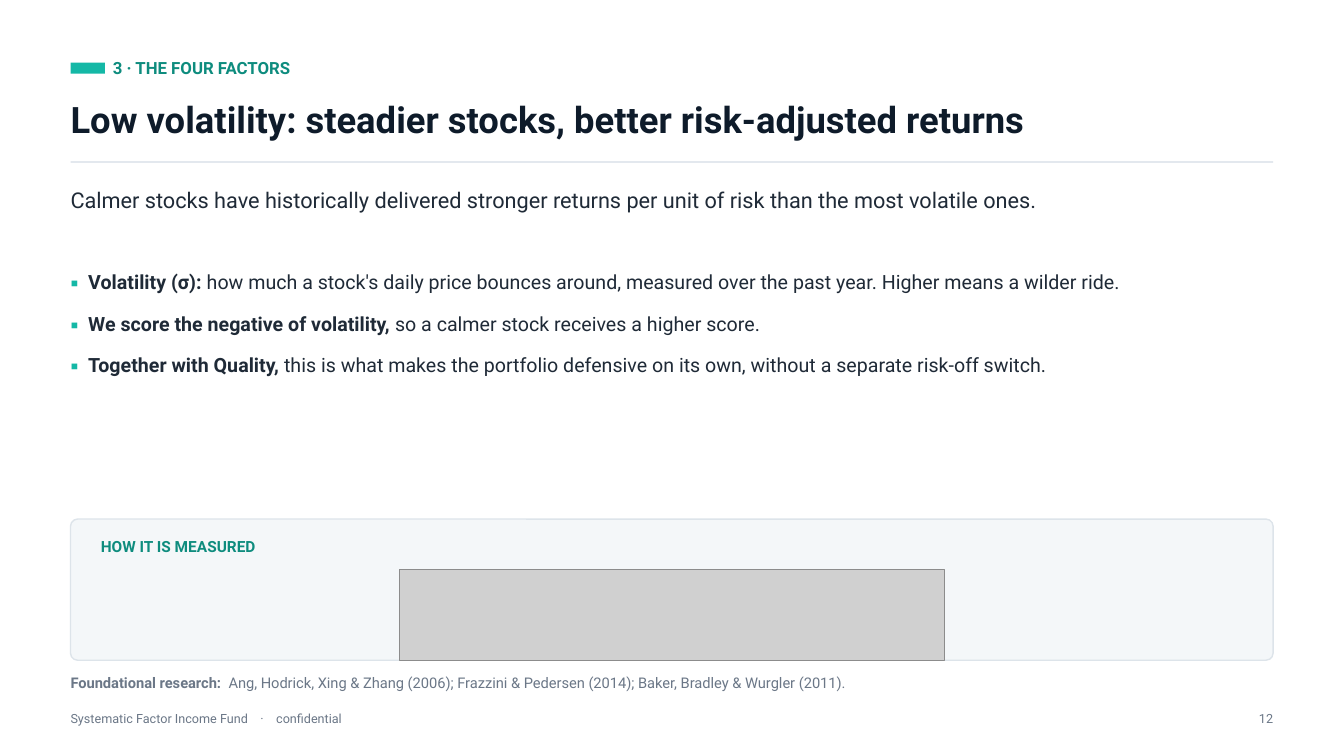
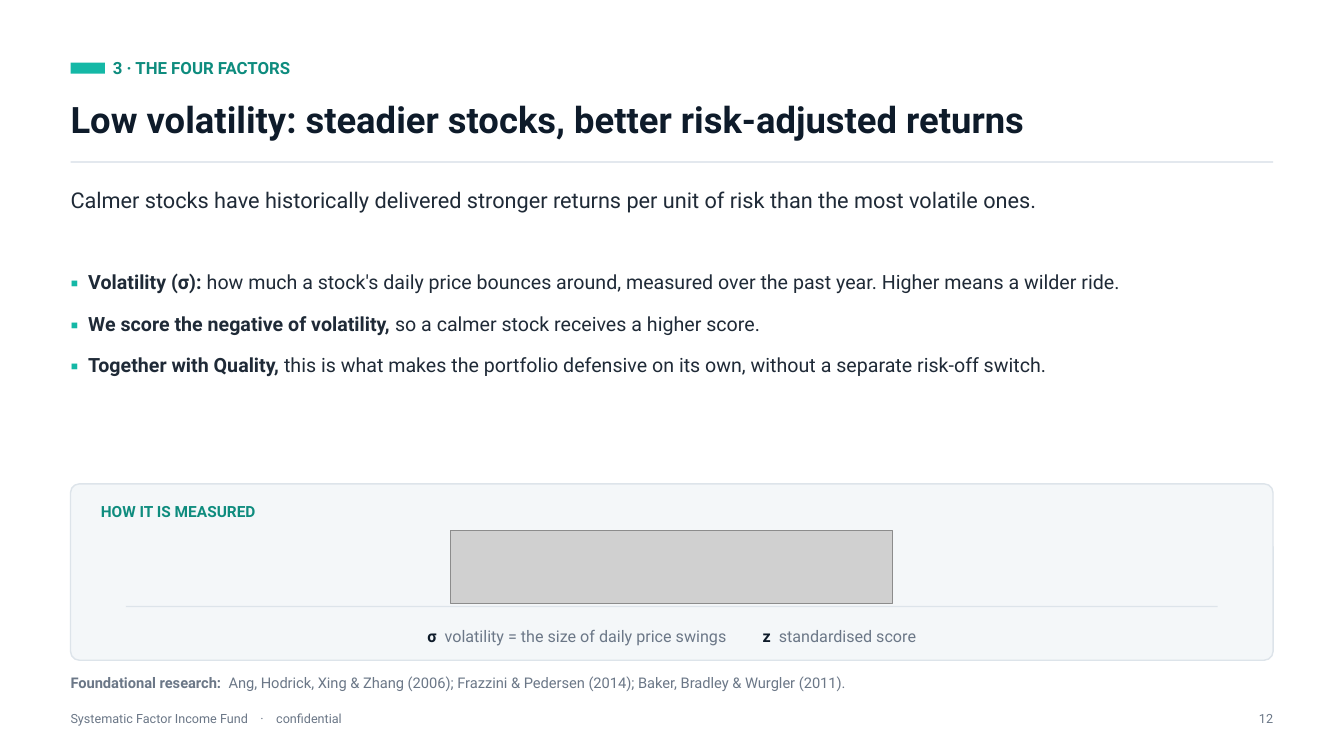
Before and after one commit to diegogomezpy/Portfolio_Algo_Trader, a slide deck: slide 16 of presentation/Systematic-Factor-Income-Fund.pptx. Drawn at 1344x756 pixels with LibreOffice and Linux fonts; fonts in the diff are those of the drawing; grey boxes stand for pictures. Boxes give left, top, right and bottom in pixels: in the first picture for what was removed or moved away, otherwise in the second. Text is boxed around its words. In the diff, an @@ line names an element or a change of style, - is before the commit and + after.

```diff
--- a/presentation/Systematic-Factor-Income-Fund.pptx
+++ b/presentation/Systematic-Factor-Income-Fund.pptx
@@ rounded rectangle: place and size @@
-rounded rectangle at [71,519,1273,660]
+rounded rectangle at [71,484,1273,660]
@@ text "HOW IT IS MEASURED": place and size @@
-text "HOW IT IS MEASURED" at [101,541,256,552]
+text "HOW IT IS MEASURED" at [101,506,256,517]
@@ picture: place and size @@
-picture at [399,570,944,660]
+picture at [451,530,892,604]
@@ rectangle added at [126,606,1218,607], fill #DDE4EA @@
@@ text added at [427,630,916,646], 11.5 pt, text #6B7787 @@
+σ volatility = the size of daily price swings z standardised score
```
Also in this commit, not shown: 8 other slides changed, 1 other file.
